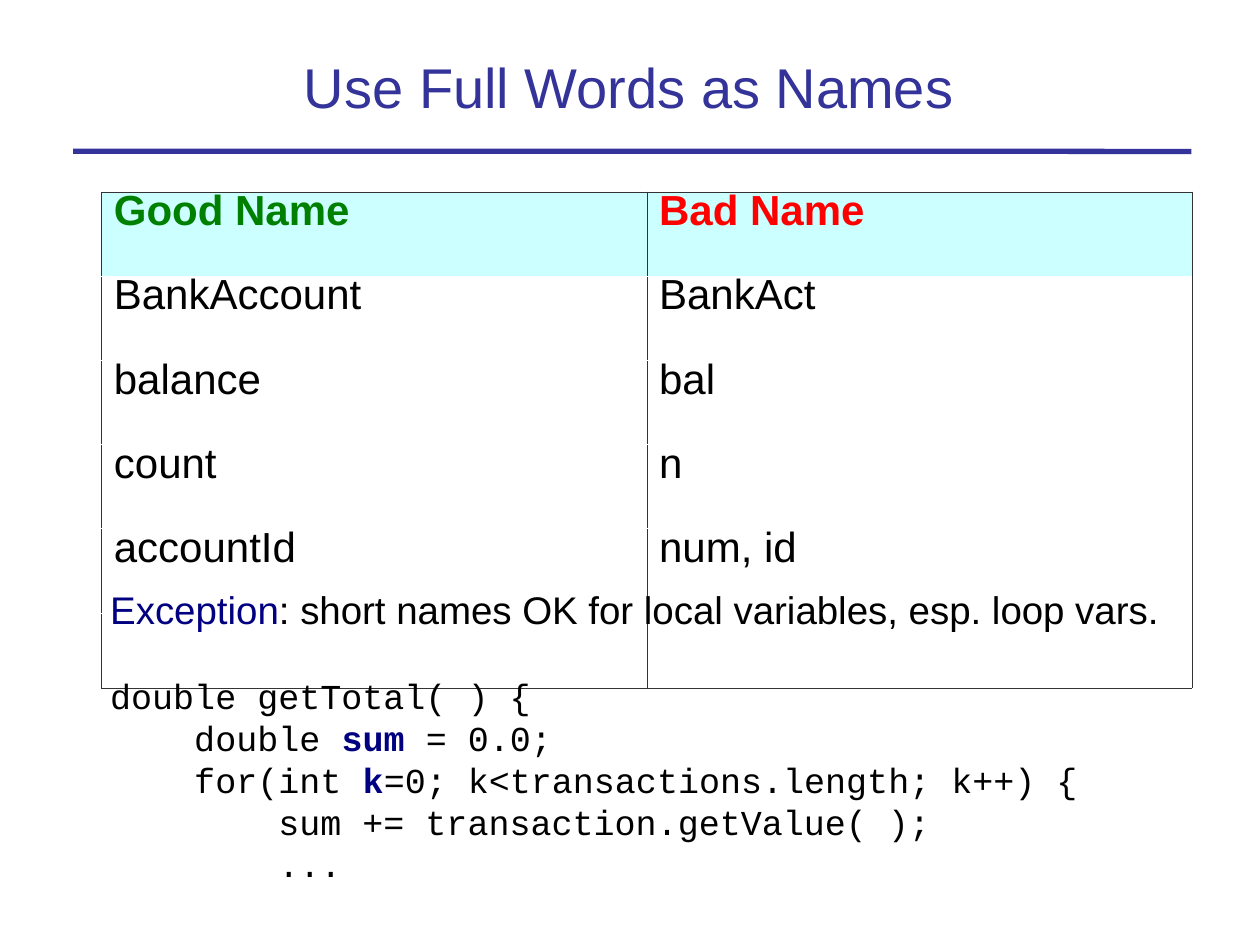
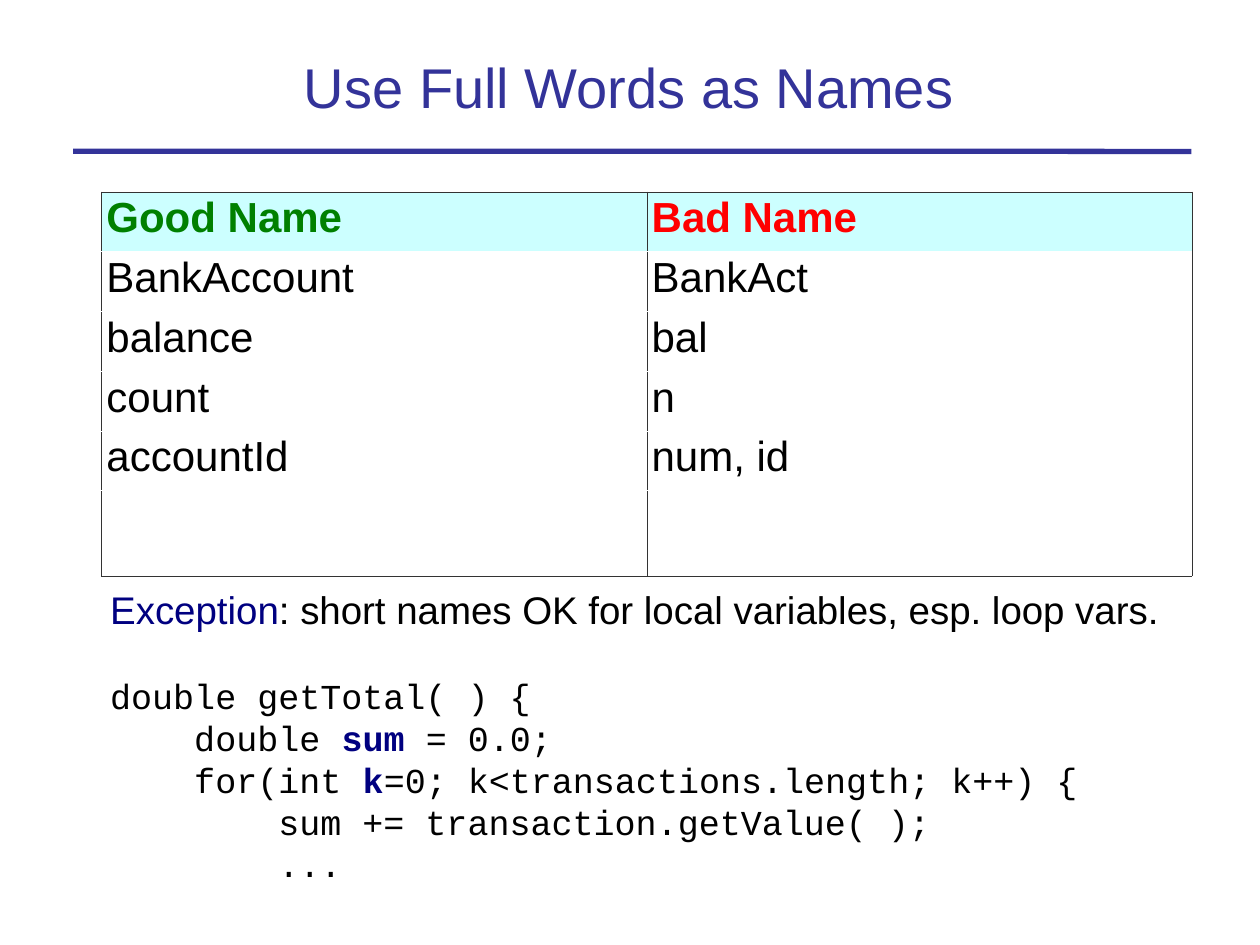
Before and after one commit to skeoop/skeoop.github.io, a slide deck: slide 5 of week1/2-Coding-Standard-and-Javadoc.ppt. Drawn at 1260x945 pixels with LibreOffice and Linux fonts; fonts in the diff are those of the drawing. Boxes give left, top, right and bottom in pixels: in the first picture for what was removed or moved away, otherwise in the second. Text is boxed around its words. In the diff, an @@ line names an element or a change of style, - is before the commit and + after.

```diff
--- a/week1/2-Coding-Standard-and-Javadoc.ppt
+++ b/week1/2-Coding-Standard-and-Javadoc.ppt
@@ table at box(102, 192, 1193, 549) @@
@@ line spacing 0.74 to 0.93 @@
```
Also in this commit, not shown: 3 other slides changed, 6 other files.
